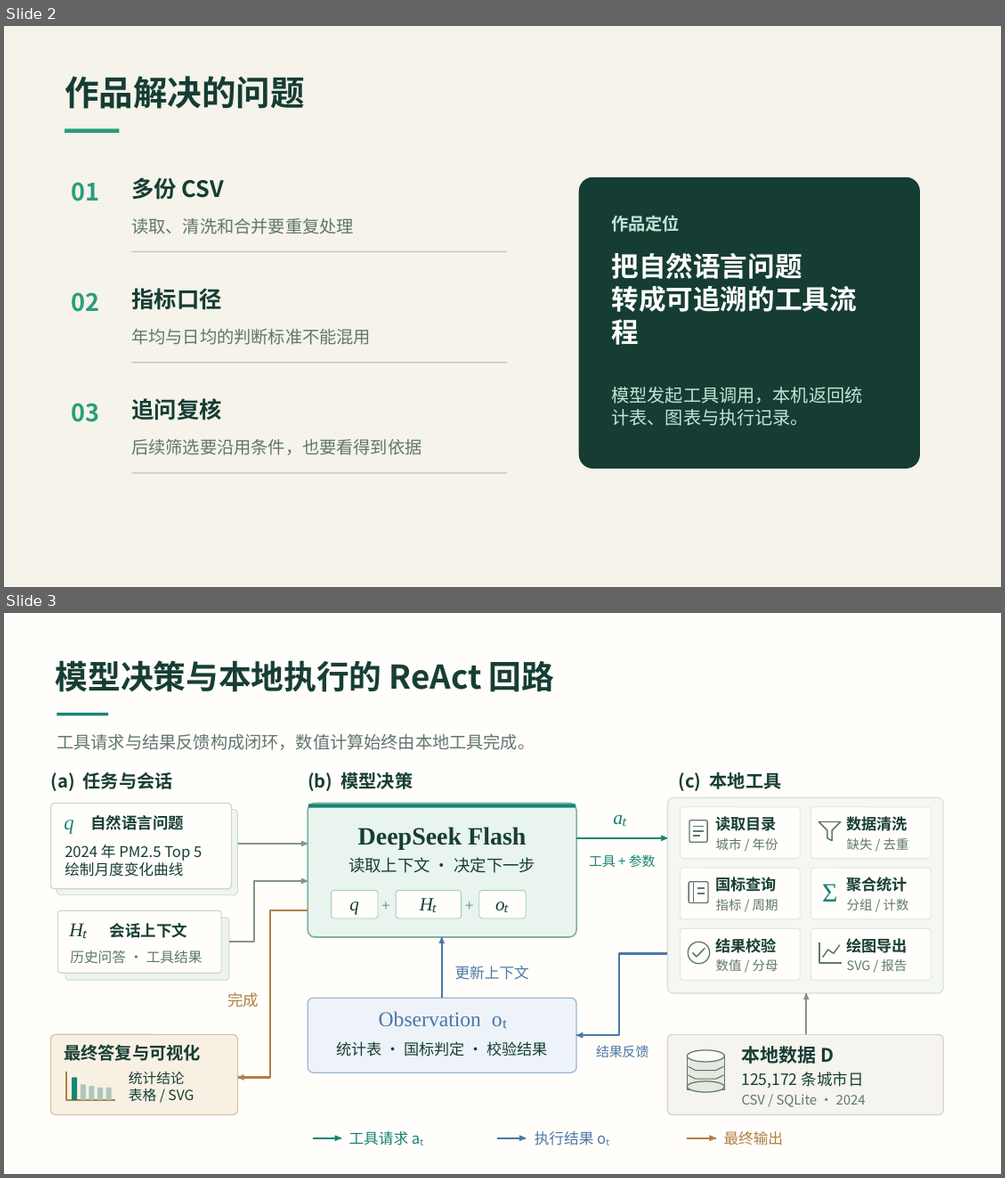
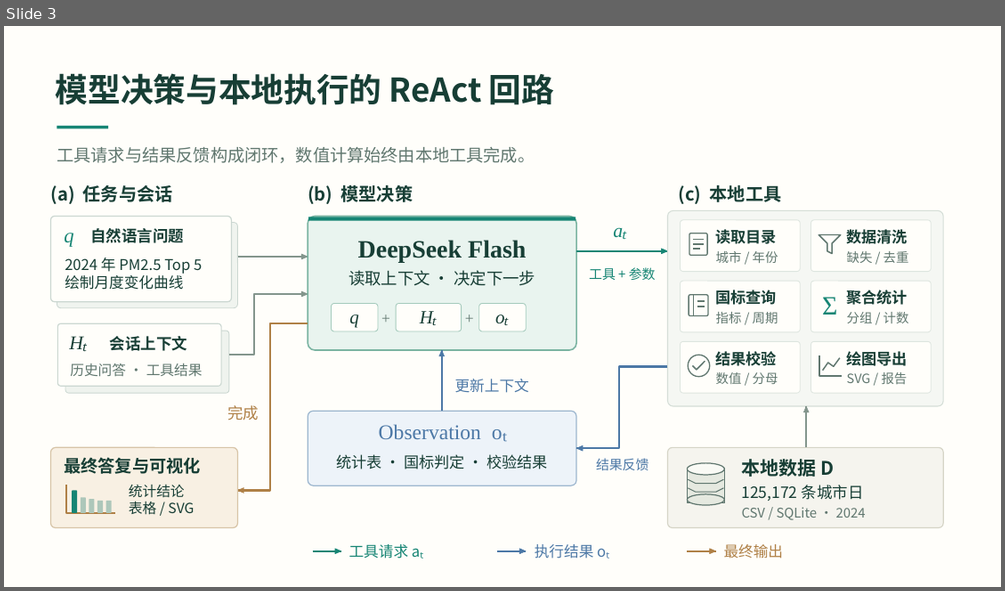
Before and after one commit to liujiting123/AirScope, a slide deck: docs/参赛答辩.pptx. Shown one above the other, each under a label of ours: slides 2 and 3 before the commit, slide 3 after it. The pictures are 1005x1178 and 1005x591 pixels, drawn with LibreOffice and Linux fonts; fonts in the diff are those of the drawing. Boxes give left, top, right and bottom in pixels: in the first picture for what was removed or moved away, otherwise in the second. Text is boxed around its words. In the diff, an @@ line names an element or a change of style, - is before the commit and + after.

```diff
--- a/docs/参赛答辩.pptx
+++ b/docs/参赛答辩.pptx
@@ slide 2 removed at [4,26,1001,587], background #F5F3EA @@
@@ text removed at [65,76,304,109] @@
-作品解决的问题
@@ rectangle removed at [65,129,119,133] @@
@@ text removed at [71,182,99,201] @@
-01
@@ text removed at [131,177,224,200] @@
-多份 CSV
@@ rounded rectangle removed at [579,177,920,468] @@
@@ text removed at [131,218,353,234] @@
-读取、清洗和合并要重复处理
@@ text removed at [611,215,680,232] @@
-作品定位
@@ rectangle removed at [132,251,507,253] @@
@@ text removed at [611,253,857,345] @@
-把自然语言问题
-转成可追溯的工具流程
@@ text removed at [71,292,99,312] @@
-02
@@ text removed at [131,288,221,310] @@
-指标口径
@@ text removed at [131,329,370,345] @@
-年均与日均的判断标准不能混用
@@ rectangle removed at [132,362,507,363] @@
@@ text removed at [131,398,221,420] @@
-追问复核
@@ text removed at [611,386,862,426] @@
-模型发起工具调用，本机返回统计表、图表与执行记录。
@@ text removed at [71,402,99,422] @@
-03
@@ text removed at [131,439,421,455] @@
-后续筛选要沿用条件，也要看得到依据
@@ rectangle removed at [132,473,507,474] @@
```
Also in this commit, not shown: 10 slides added, 6 other slides removed, 3 other files.
